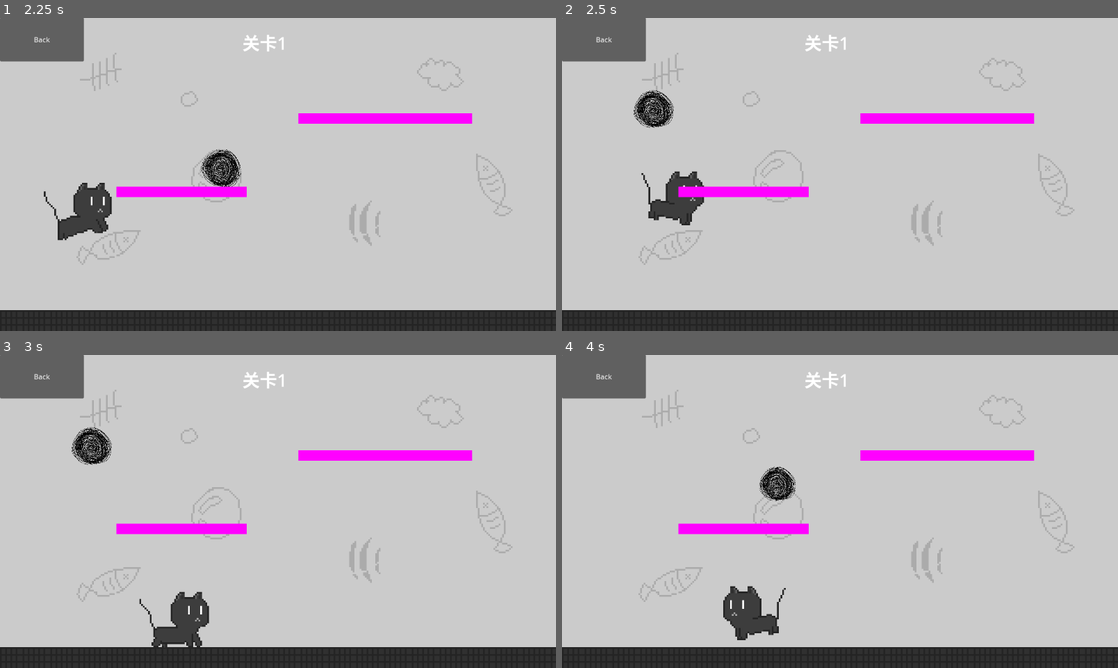
Above: before the commit, frames 1-4 (two rows, left to right).
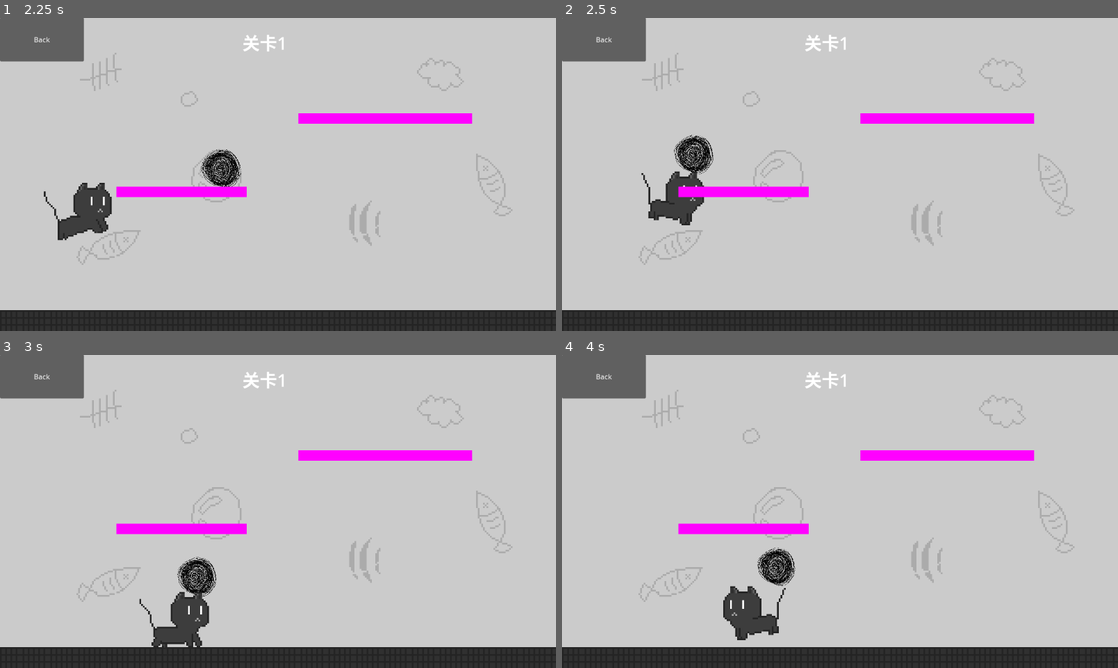
Above: after the commit, the same moments.

Repository: lzcm729/cat-and-string-ball
Game: Godot game, scene res://GUI/start_menu.tscn
Same seed, same stepped clock (60 frames per second), same inputs: the game is played once before the commit and once after it.
Inputs:
- Up to frame 1 (2.25 s): click "Play" at 0.5 s; click "关卡1" at 1.25 s; tap Enter (ui_accept) at 2 s; hold Right (ui_right) from 2.03 s (still down); tap G (drop_ball) at 2.1 s
- Up to frame 2 (2.5 s): keep holding Right (ui_right); tap Enter (ui_accept) at 2.27 s; tap T (pickup_ball) at 2.3 s
- Up to frame 3 (3 s): keep holding Right (ui_right); tap T (pickup_ball) at 2.85 s
- Up to frame 4 (4 s): tap Enter (ui_accept) at 3.02 s; tap G (drop_ball) at 3.05, 3.6 s; release Right (ui_right) at 3.53 s; hold Left (ui_left) from 3.53 s (still down); tap T (pickup_ball) at 3.8 s

Frame 1 is identical in both runs. In frame 2, 1.2% of the frame differs, in the area x 12-28%, y 23-50%; in frame 3, 1.2%; in frame 4, 1.1%.

Commit message:
小猫叼球 正式

Diff:
--- a/StringBall/StringBall.gd
+++ b/StringBall/StringBall.gd
@@ -8,7 +8,6 @@
 var broken_ratio = 0.3
 
 var can_decay = true
-var cat_ref : Node2D
 
 @onready var current_hp = initial_hp
 @onready var recorded_position = position
@@ -32,21 +31,21 @@
 		var delta_position = abs(position - recorded_position)
 		recorded_position = position
 		var distance = delta_position.x + delta_position.y
-		MapDistanceToSize(distance)
+		MapDistanceToHP(distance)
 		if current_hp > initial_hp * broken_ratio:
-			SetScaleBySize()
+			SetScaleByHP()
 		else:
 			$Sprite2D.hide()
 			show_chaos_core.emit(position)
 			queue_free()
 
 
-func MapDistanceToSize(distance:float):
+func MapDistanceToHP(distance:float):
 	# 每移动1/n单位距离 size-1
 	current_hp -= clampf(distance/50, 0, INF)
 
 
-func SetScaleBySize():
+func SetScaleByHP():
 	var ratio = current_hp / initial_hp
 	$CollisionShape2D.set_scale(initial_collision_scale*ratio)
 	# TODO sprite需要其他方案
@@ -60,23 +59,16 @@
 # INTERFACE
 # 被叼起来后移动 稳态移动
 func StationaryMove(pos:Vector2):
-	#set_sleeping(false)
-	PhysicsServer2D.body_set_state(
-		self.get_rid(),
-		PhysicsServer2D.BODY_STATE_SLEEPING,
-		false
-	)
-	PhysicsServer2D.body_set_state(
-		self.get_rid(),
-		PhysicsServer2D.BODY_STATE_TRANSFORM,
-		Transform2D.IDENTITY.translated(pos)
-	)
-	PhysicsServer2D.body_set_state(
-		self.get_rid(),
-		PhysicsServer2D.BODY_STATE_SLEEPING,
-		true
-	)
-	#set_sleeping(true)
+	set_sleeping(false)
+	# NOTE 运动时必须用下面这个改位置
+	#PhysicsServer2D.body_set_state(
+		#get_rid(),
+		#PhysicsServer2D.BODY_STATE_TRANSFORM,
+		#Transform2D.IDENTITY.translated(pos)
+	#)
+	self.global_transform.origin = pos # wtf? 竟然可行吗
+	set_sleeping(true)
+
 
 # INTERFACE
 # 被击打
@@ -87,7 +79,7 @@
 # INTERFACE
 # 被叼起来
 func BePicked(cat:Node2D):
-	cat_ref = cat
+	#set_freeze_enabled(true)
 	set_sleeping(true)
 	can_decay = false
 
@@ -95,23 +87,6 @@
 # INTERFACE
 # 被扔下
 func BeDropped():
-	if not cat_ref: return
 	can_decay = true
-	var pos = cat_ref.position
 	set_sleeping(false)
-	PhysicsServer2D.body_set_state(
-		self.get_rid(),
-		PhysicsServer2D.BODY_STATE_TRANSFORM,
-		Transform2D.IDENTITY.translated(pos)
-	)
-	cat_ref = null
-
-
-# TEST
-#func _input(event):
-	#if event is InputEventKey and event.pressed:
-		#if event.keycode == KEY_T:
-			#BePicked($"../Cat")
-		#if event.keycode == KEY_G:
-			##BeDropped()
-			#BeCarry(Vector2(500,200))
+	recorded_position = position
--- a/cat/cat.gd
+++ b/cat/cat.gd
@@ -59,20 +59,8 @@
 			cat_action.play('AttackRight')
 
 	# TEST
-	if Input.is_action_just_pressed("pickup_ball"):
-		# WARNING
-		ball_ref = get_node("../StringBall")
-		if ball_ref:
-			ball_ref.BePicked(self)
-
-	if Input.is_action_just_pressed("drop_ball"):
-		if ball_ref:
-			ball_ref.BeDropped()
-			ball_ref = null
-
-	# TEST
 	if ball_ref:
-		var pos = Vector2(position.x, position.y-200)
+		var pos = Vector2(position.x+50, position.y-100)
 		ball_ref.StationaryMove(pos)
 
 	move_and_slide()
@@ -84,3 +72,24 @@
 			body.Hit(Vector2(20000, 0))
 		else:
 			body.Hit(Vector2(-20000, 0))
+
+
+func PickupBall(ball:Node2D):
+	if not ball: return
+	ball_ref = ball
+	ball_ref.BePicked(self)
+
+
+func DropBall():
+	if not ball_ref: return
+	ball_ref.BeDropped()
+	ball_ref = null
+
+
+# TEST
+func _input(event):
+	if event is InputEventKey and event.pressed:
+		if event.keycode == KEY_T:
+			PickupBall(get_node("../StringBall")) # WARNING
+		if event.keycode == KEY_G:
+			DropBall()
